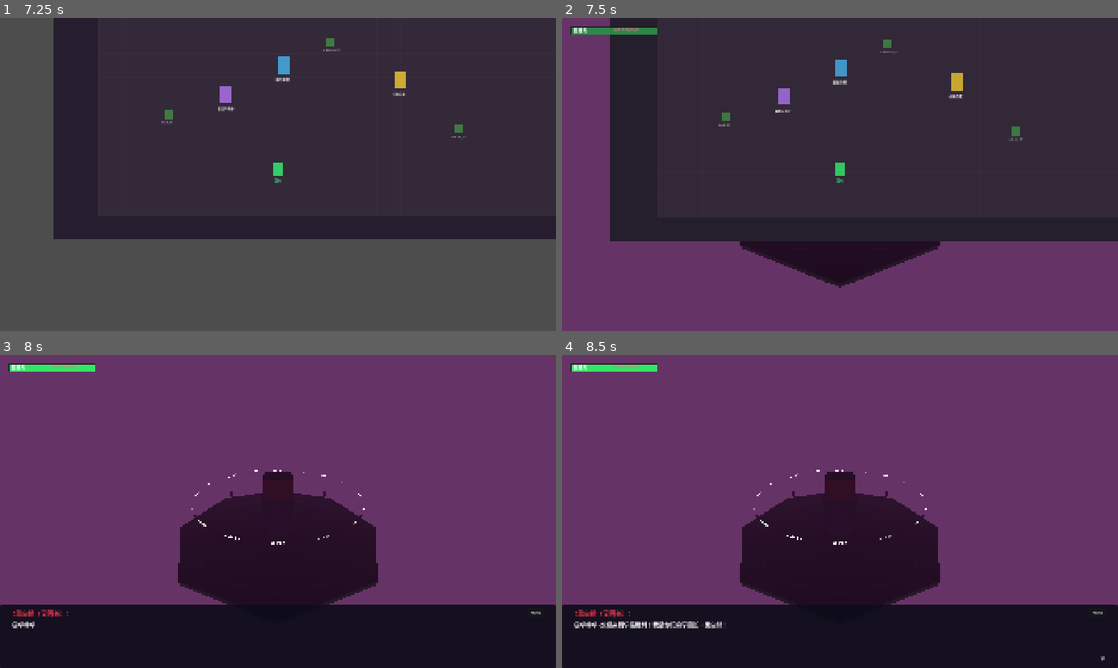
Above: before the commit, frames 1-4 (two rows, left to right).
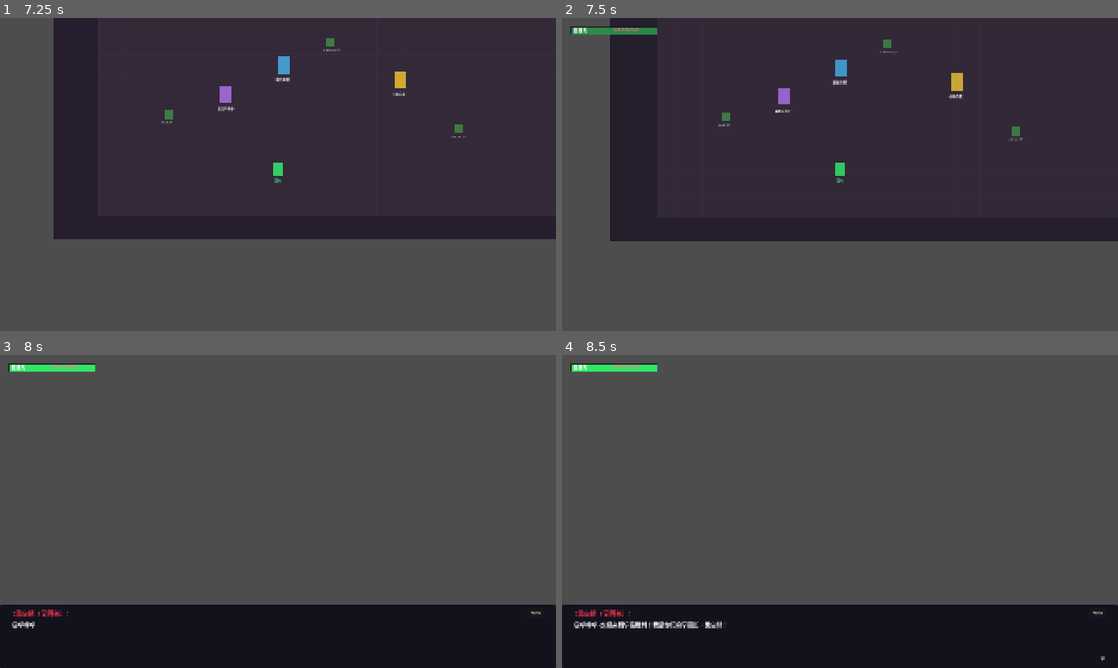
Above: after the commit, the same moments.

Repository: Luguoyn/dangan-AI
Game: Godot game, scene res://scenes/main.tscn
The game is run twice, just before and just after one commit, with the same random seed, the same clock (stepped at 60 frames per second) and the same inputs.
Inputs (mouse positions are in pixels of both pictures, inside the frame that each line leads up to):
- Up to frame 1 (7.25 s): tap Enter (confirm) at 0.5 s; move the mouse to (400, 158) at 0.52 s; hold D (move_right) 0.53-1.28 s; hold Enter (confirm) 0.53-1.28 s; click (400, 158) at 0.67 s; move the mouse to (166, 190) at 1.27 s; hold S (move_down) 1.28-2.03 s; click (166, 190) at 1.35 s; move the mouse to (333, 105) at 2.02 s; hold D (move_right) 2.03-2.78 s; hold E (interact) 2.03-2.78 s; move the mouse to (250, 237) at 2.77 s; hold W (move_up) 2.78-3.53 s; tap Tab (open_evidence_ring) at 2.85 s; click (250, 237) at 2.92 s; move the mouse to (444, 221) at 3.52 s; hold Space (slash) 3.53-4.28 s; hold A (move_left) 3.53-5.03 s; move the mouse to (111, 127) at 4.27 s; tap B at 4.35 s; move the mouse to (305, 174) at 5.02 s; hold S (move_down) 5.03-5.78 s; tap R at 5.1 s; click (305, 174) at 5.17 s; move the mouse to (194, 96) at 5.77 s; hold D (move_right) 5.78-6.53 s; tap H at 5.85 s; move the mouse to (400, 158) at 6.52 s; hold W (move_up) from 6.53 s (still down); tap C at 6.6 s
- Up to frame 2 (7.5 s): move the mouse to (728, 190) at 7.27 s; release W (move_up) at 7.28 s; hold D (move_right) from 7.28 s (still down); tap T at 7.35 s; click (728, 190) at 7.42 s
- Up to frame 3 (8 s): keep holding D (move_right)
- Up to frame 4 (8.5 s): move the mouse to (895, 442) at 8.02 s; release D (move_right) at 8.03 s; hold S (move_down) from 8.03 s (still down); hold Enter (confirm) from 8.03 s (still down)

Frame 1 is identical in both runs. In frame 2, 35% of the frame differs, in the area x 0-100%, y 0-100%; in frame 3, 79%, in the area x 0-100%, y 0-80%; in frame 4, 79%.
Error after the commit: Invalid assignment of property or key 'default_look_at' with value of type 'Vector3' on a base object of type 'Camera3D (CourtroomCamera)'. (res://scripts/cour…

Commit message:
fix: 摄像机切换绕中心旋转——统一圆形坐标系, lerp过渡=弧线绕场

Diff:
--- a/scripts/courtroom/courtroom_camera.gd
+++ b/scripts/courtroom/courtroom_camera.gd
@@ -5,22 +5,23 @@
 # ============================================================
 
 @export var default_position := Vector3(0, 8, 12)
-@export var default_look_at := Vector3(0, 1.5, 0)
 @export var overview_position := Vector3(0, 14, 0)
 
 var _is_animating: bool = false
 var _last_podium: int = -1
 var _idle_time: float = 0.0
-var _idle_target_pos: Vector3
-var _idle_look_pos: Vector3
+var _target_angle: float = 0.0
+var _target_dist: float = 3.0
+var _target_height: float = 1.8
+var _idle_base_pos: Vector3
 
 func _ready() -> void:
 	position = default_position
-	look_at(default_look_at)
+	look_at(Vector3(0, 1.5, 0))
+	_idle_base_pos = default_position
 
 func move_to_podium(podium_index: int, shot_type: String = "closeup") -> void:
-	var podium_pos := _get_podium_pos(podium_index)
-	var to_center := (Vector3.ZERO - podium_pos).normalized()
+	var angle := TAU * float(podium_index) / 16.0
 	var dist: float
 	var height: float
 
@@ -30,38 +31,35 @@
 		"wide":     dist = 8.0; height = 4.0
 		_:          dist = 3.0; height = 1.8
 
-	var cam_pos := podium_pos + to_center * dist + Vector3.UP * height
-	var look_pos := podium_pos + Vector3.UP * 1.5
+	_target_angle = angle
+	_target_dist = dist
+	_target_height = height
+	var target_pos := _angle_to_pos(angle, dist, height)
+	var look_pos := Vector3(cos(angle) * 6.0, 1.5, sin(angle) * 6.0)
 
 	if _last_podium >= 0 and _last_podium != podium_index:
-		_smooth_pan_to(podium_index, cam_pos, look_pos, 0.6)
+		_rotate_to(target_pos, look_pos, 0.5)
 	else:
-		_animate_to(cam_pos, look_pos, 0.4)
+		_animate_to(target_pos, look_pos, 0.5)
 
 	_last_podium = podium_index
-	_idle_target_pos = cam_pos
-	_idle_look_pos = look_pos
+	_idle_base_pos = target_pos
 	_idle_time = 0.0
 
-func _smooth_pan_to(_podium_index: int, target_pos: Vector3, look_target: Vector3, duration: float) -> void:
+func _rotate_to(target_pos: Vector3, look_target: Vector3, duration: float) -> void:
 	_is_animating = true
 	var start_pos := position
-	var mid := (start_pos + target_pos) / 2.0 + Vector3.UP * 1.5
 	var tween := create_tween()
-	tween.tween_property(self, "position", mid, duration * 0.4).set_ease(Tween.EASE_OUT)
-	tween.tween_property(self, "position", target_pos, duration * 0.6).set_ease(Tween.EASE_IN_OUT)
-	tween.parallel().tween_method(_look_at_smooth.bind(start_pos, look_target), 0.0, 1.0, duration)
+	tween.tween_method(_interp_rotate.bind(start_pos, target_pos, look_target), 0.0, 1.0, duration).set_ease(Tween.EASE_IN_OUT)
 	tween.chain().tween_callback(func(): _is_animating = false)
 
-func _look_at_smooth(t: float, from_pos: Vector3, target: Vector3) -> void:
-	var mid_look := (from_pos + target) / 2.0 + Vector3.UP * 0.5
-	if t < 0.5:
-		look_at(from_pos.lerp(target, t * 0.6))
-	else:
-		look_at(target)
+func _interp_rotate(t: float, from: Vector3, to: Vector3, look: Vector3) -> void:
+	position = from.lerp(to, t)
+	look_at(look)
 
 func move_to_center() -> void:
-	_animate_to(overview_position, Vector3(0, 1.5, 0), 0.4)
+	_animate_to(overview_position, Vector3(0, 1.5, 0), 0.5)
+	_last_podium = -1
 
 func move_to_overview() -> void:
 	position = overview_position
@@ -72,25 +70,14 @@
 	var original := position
 	var elapsed := 0.0
 	while elapsed < duration and is_instance_valid(self):
-		var offset := Vector3(
+		position = original + Vector3(
 			randf_range(-intensity, intensity),
 			randf_range(-intensity, intensity),
 			randf_range(-intensity, intensity)
 		)
-		position = original + offset
 		await get_tree().process_frame
 		elapsed += get_process_delta_time()
 	position = original
-
-func pan(from_podium: int, to_podium: int, duration: float = 1.0) -> void:
-	var from_pos := _get_podium_pos(from_podium)
-	var to_pos := _get_podium_pos(to_podium)
-	var mid := (from_pos + to_pos) / 2.0 + Vector3.UP * 5.0
-	var tween := create_tween()
-	tween.tween_property(self, "position", mid, duration * 0.5)
-	var end_pos := to_pos + (Vector3.ZERO - to_pos).normalized() * 4.0 + Vector3.UP * 3.0
-	tween.tween_property(self, "position", end_pos, duration * 0.5)
-	tween.parallel().tween_method(_look_at_target.bind(to_pos), 0.0, 1.0, duration)
 
 func _animate_to(target_pos: Vector3, look_target: Vector3, duration: float = 0.8) -> void:
 	_is_animating = true
@@ -103,12 +90,13 @@
 func _look_at_target(_t: float, target: Vector3) -> void:
 	look_at(target)
 
+func _angle_to_pos(angle: float, dist: float, height: float) -> Vector3:
+	var podium_x := cos(angle) * 6.0
+	var podium_z := sin(angle) * 6.0
+	var to_center := Vector3(-podium_x, 0, -podium_z).normalized()
+	return Vector3(podium_x, 0, podium_z) + to_center * dist + Vector3.UP * height
+
 func _get_podium_pos(podium_index: int) -> Vector3:
-	var parent := get_parent()
-	if parent:
-		for child in parent.get_children():
-			if child is PodiumSlot and child.podium_index == podium_index:
-				return child.global_position
 	var angle := TAU * float(podium_index) / 16.0
 	return Vector3(cos(angle) * 6.0, 0, sin(angle) * 6.0)
 
@@ -117,12 +105,12 @@
 		return
 	if _last_podium < 0:
 		return
-	# 锁定后轻微漂浮
 	_idle_time += delta
 	var drift := Vector3(
 		sin(_idle_time * 1.3) * 0.12,
 		sin(_idle_time * 0.7 + 1.0) * 0.08,
 		cos(_idle_time * 1.1) * 0.10
 	)
-	position = _idle_target_pos + drift
-	look_at(_idle_look_pos)
+	position = _idle_base_pos + drift
+	var look_angle := TAU * float(_last_podium) / 16.0
+	look_at(Vector3(cos(look_angle) * 6.0, 1.5, sin(look_angle) * 6.0))
